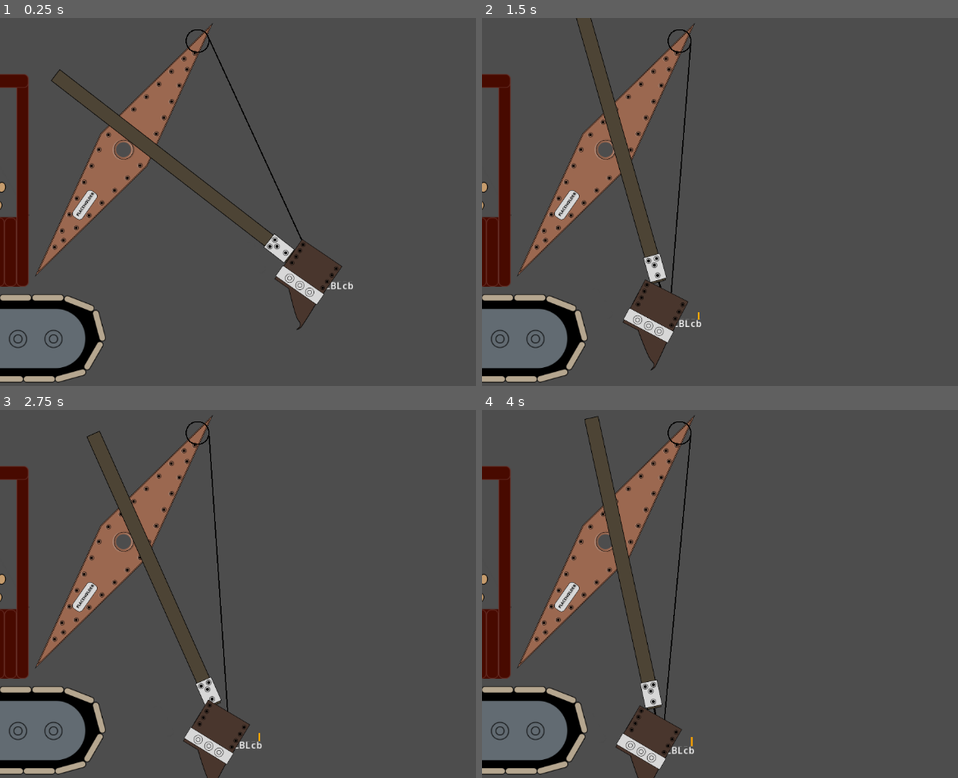
Above: before the commit, frames 1-4 (two rows, left to right).
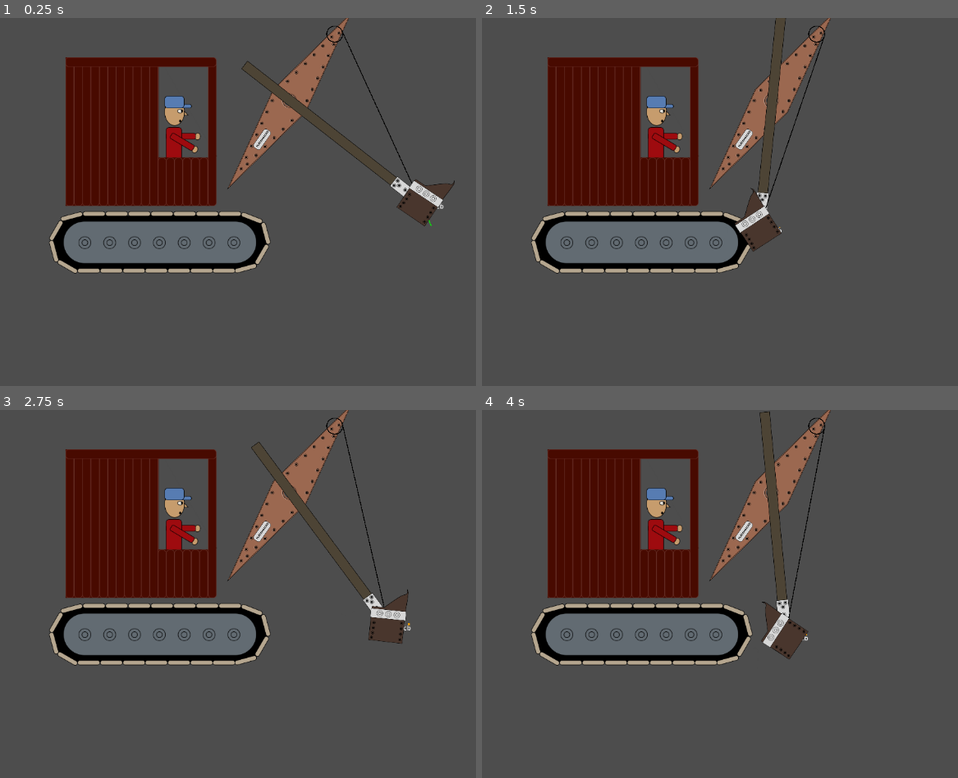
Above: after the commit, the same moments.

Repository: Lobbsterwaffles/Steam-Shov
Game: Godot game, scene res://jonly.tscn
The game is run twice, just before and just after one commit, with the same random seed, the same clock (stepped at 60 frames per second) and the same inputs.
Inputs:
- Up to frame 1 (0.25 s): no input
- Up to frame 2 (1.5 s): hold Q 0.53-1.28 s; tap Space at 0.77 s; hold S from 1.28 s (still down); tap Q at 1.35 s
- Up to frame 3 (2.75 s): tap Space at 1.52 s; release S at 2.03 s; hold Q from 2.03 s (still down)
- Up to frame 4 (4 s): release Q at 2.78 s; tap Q at 2.85 s; tap Space at 3.02, 3.77 s; hold A from 3.53 s (still down); hold Q from 3.53 s (still down)

The runs differ from the first frame. In frame 1, 31% of the frame differs, in the area x 0-96%, y 0-100%; in frame 2, 31%; in frame 3, 31%; in frame 4, 31%.

Commit message:
scoop flip and crowd collision

Diff:
--- a/jonly.tscn
+++ b/jonly.tscn
@@ -37,12 +37,14 @@
 point_count = 3
 
 [sub_resource type="RectangleShape2D" id="RectangleShape2D_gna47"]
-size = Vector2(85.58722, 29.195251)
+size = Vector2(84.627, 85.11789)
 
 [node name="Node2D" type="Node2D" unique_id=1108412309]
 
 [node name="Camera2D" type="Camera2D" parent="." unique_id=730885849]
+position = Vector2(-493, 0)
 anchor_mode = 0
+zoom = Vector2(0.7, 0.7)
 
 [node name="baselink" type="StaticBody2D" parent="." unique_id=2073641110]
 
@@ -68,15 +70,16 @@
 [node name="arm" type="RigidBody2D" parent="." unique_id=378534728]
 position = Vector2(216, 240)
 rotation = -0.9599311
-collision_layer = 0
+collision_layer = 2
+collision_mask = 3
 lock_rotation = true
 
 [node name="CollisionShape2D" type="CollisionShape2D" parent="arm" unique_id=1124704110]
-position = Vector2(7.6293945e-06, -2.9096985)
+position = Vector2(0, -2.90979)
 shape = SubResource("RectangleShape2D_yeuc0")
 
 [node name="Sprite2D" type="Sprite2D" parent="arm/CollisionShape2D" unique_id=708914638]
-position = Vector2(42.68343, 13.308005)
+position = Vector2(71.5203, 12.648678)
 rotation = -0.7853982
 scale = Vector2(0.45107174, 0.45107174)
 texture = ExtResource("3_iiw48")
@@ -101,18 +104,20 @@
 shape = SubResource("RectangleShape2D_dxtb6")
 
 [node name="Sprite2D" type="Sprite2D" parent="crowd/CollisionShape2D" unique_id=832757463]
-position = Vector2(-225.29951, -88.63439)
+position = Vector2(-197.2818, -88.720215)
 rotation = -2.6179938
 scale = Vector2(0.5462722, 0.5462722)
 texture = ExtResource("2_xlmbs")
 
 [node name="scoop" type="RigidBody2D" parent="crowd" unique_id=1575059163 node_paths=PackedStringArray("sheave")]
 position = Vector2(215.47882, 0.5428772)
-rotation = -1.5707964
-collision_layer = 0
-mass = 24.0
+collision_layer = 2
+collision_mask = 3
+mass = 10.0
+center_of_mass_mode = 1
+center_of_mass = Vector2(0, 70.6)
 can_sleep = false
-linear_damp = 1.0
+angular_damp = 2.0
 script = ExtResource("2_gna47")
 sheave = NodePath("../../w")
 clutch_press_curve = SubResource("Curve_pu31i")
@@ -120,16 +125,18 @@
 clutch_release_curve = SubResource("Curve_1wo7n")
 brake_release_curve = SubResource("Curve_t5dwq")
 
+[node name="Sprite2D" type="Sprite2D" parent="crowd/scoop" unique_id=1383584872]
+position = Vector2(-339.74298, 83.011154)
+rotation = -0.5462881
+scale = Vector2(-0.438, 0.438)
+texture = ExtResource("3_pu31i")
+
 [node name="CollisionShape2D" type="CollisionShape2D" parent="crowd/scoop" unique_id=1135683899]
+position = Vector2(-3.5825195, 0.50842285)
 shape = SubResource("RectangleShape2D_gna47")
 
-[node name="Sprite2D" type="Sprite2D" parent="crowd/scoop/CollisionShape2D" unique_id=1383584872]
-position = Vector2(75.91622, -365.571)
-rotation = -1.0471976
-scale = Vector2(0.43758056, 0.4375805)
-texture = ExtResource("3_pu31i")
-
 [node name="CollisionPolygon2D" type="CollisionPolygon2D" parent="crowd/scoop" unique_id=1164235623]
+visible = false
 
 [node name="j_crowd_sliderblock" type="GrooveJoint2D" parent="crowd" unique_id=1877799415]
 unique_name_in_owner = true
@@ -139,7 +146,7 @@
 node_a = NodePath("..")
 node_b = NodePath("../../sliderblock")
 length = 400.0
-initial_offset = 375.0
+initial_offset = 377.0
 
 [node name="j_arm_sliderblock" type="PinJoint2D" parent="." unique_id=131223294]
 position = Vector2(235, 207)
--- a/scooply.gd
+++ b/scooply.gd
@@ -64,7 +64,7 @@
 	forcedir = (tangent_world - world_pos).normalized()
 
 func _integrate_forces(state: PhysicsDirectBodyState2D) -> void:
-	var dt := state.step
+	var dt = state.step
 
 	_update_geometry(state.transform.origin)
 	v_along = state.linear_velocity.dot(forcedir)
@@ -135,8 +135,8 @@
 
 	draw_set_transform(Vector2.ZERO, -global_rotation, Vector2.ONE)
 
-	# draw_line(Vector2.ZERO, forcedir * (j_total * 0.01), Color.RED, 3.0)
-	# draw_line(Vector2.ZERO, forcedir * (v_along * 0.3), Color.GREEN, 2.0)
+	draw_line(Vector2.ZERO, forcedir * (j_total * 0.01), Color.RED, 3.0)
+	draw_line(Vector2.ZERO, forcedir * (v_along * 0.3), Color.GREEN, 2.0)
 
 	var x := 12.0
 
